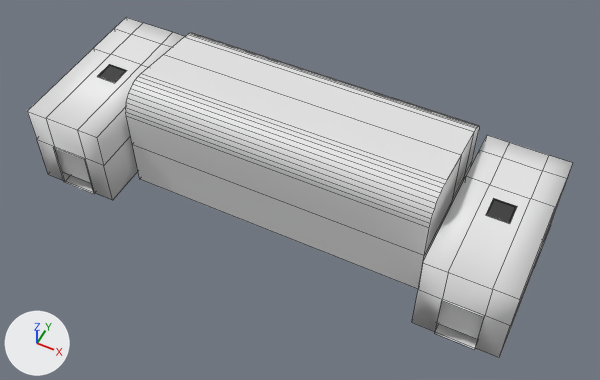
An edit to the FBX model Assets/Prefabs/Rooms/TransitionalRoom.fbx, drawn before and after from the same camera.
Camera for both pictures: a 50 mm camera at (56.5, -75.2, 78.4) aimed at (27.0, -16.1, 4.6). Arrows for +X, +Y and +Z are at lower left; the lights stay in place. The picture after the commit comes second. Mesh edges are drawn as thin lines on the coarser meshes. Where no turn or scale is listed for an object, it has been applied to the vertices.

The first picture shows 'F2_TR_Trigger2-2', 'F2_TR_Trigger3-2', 'F2_TransitionalRoom1', 'F2_TransitionalRoom2', 'F2_TransitionalRoom3', 'F2_TrinsitionalRoom3_RectLight1' and 1 more.
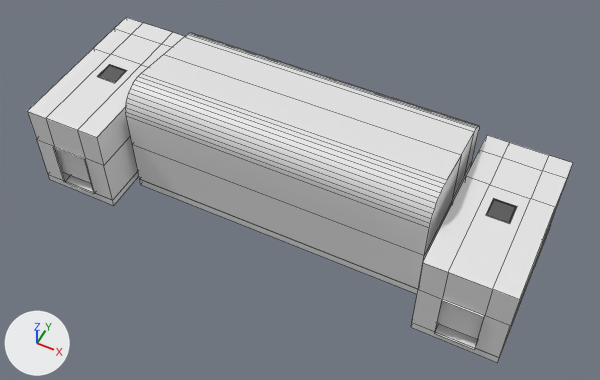
The change in detail:
me_cube_179 is used by ob_f2_transitionalroom1; location (25.0, -9.0, 12.76).
Verts and faces of me_cube_179; kept vertices keep their numbers, new ones are numbered from 68.
Before the commit, vertices of me_cube_179: 4 (19.0, -2.3, -12.8), 8 (19.0, 2.3, -12.8), 10 (19.0, -2.3, -6.5) at pixel (451, 201), 12 (19.0, 2.3, -6.5) at pixel (464, 175).
me_cube_179 had 68 vertices, 45 faces and spanned x -19.2..19.0, y -11.0..5.0, z -12.8..1.8.
me_cube_179 now has 72 vertices, 48 faces and spans x -19.2..19.2, y -11.0..5.0, z -12.8..1.8.
Part 1, on me_cube_179:
Faces deleted: (4, 10, 12, 8).
New vertices 68 to 71 stand at vertices 4, 8, 10, 12, in that order, plus (0.2, 0.0, 0.0).
New faces: (10, 12, 71, 70), (4, 10, 70, 68), (8, 69, 71, 12), (4, 68, 69, 8).
me_cube_152 has 52 vertices, 48 faces and spans x 19.8..30.0, y -15.7..5.0, z -12.8..-1.8.
me_cube_152 is used by ob_f2_transitionalroom2; location (25.0, -9.0, 12.76).
me_cube_152 part 3: edges marked sharp go from 0 to 44.
me_cube_156 has 52 vertices, 48 faces and spans x -30.0..-19.8, y -15.7..5.0, z -12.8..-1.8.
me_cube_156 is used by ob_f2_transitionalroom3; location (25.0, -9.0, 12.76).
me_cube_156 part 2: edges marked sharp go from 0 to 44.
Mesh me_cube_329 is new.
It is a box spanning x 2.0..12.0, y -5.5..15.0, z -1.0..0.0.
Mesh me_cube_328 is new.
It is a box spanning x -6.0..32.0, y -6.0..10.0, z -1.0..0.0.
Mesh me_cube_330 is new.
It is a box spanning x 7.0..17.0, y 10.0..30.5, z -1.0..0.0.
Object 'F1_STransitionalRoom_Hitbox1-3' (ob_f1_stransitionalroom_hitbox1_3) is new; it shows me_cube_329.
Its location is (-7.0, -19.0, 0.0).
Object 'F1_STransitionalRoom_Hitbox1-1' (ob_f1_stransitionalroom_hitbox1_1) is new; it shows me_cube_328.
Its location is (12.0, -14.0, 0.0).
Object 'F1_STransitionalRoom_Hitbox1-2' (ob_f1_stransitionalroom_hitbox1_2) is new; it shows me_cube_330.
Its location is (38.0, -34.5, 0.0).

Where the change shows, as pixel boxes [x1, y1, x2, y2] in the pictures (600 x 380 px):
'F1_STransitionalRoom_Hitbox1-1', added
    after: [140, 180, 418, 294]
'F1_STransitionalRoom_Hitbox1-2', added
    after: [411, 228, 550, 363]
'F1_STransitionalRoom_Hitbox1-3', added
    after: [48, 172, 139, 206]
part 1 of me_cube_179, built on
    before: [451, 178, 464, 205]
    after: [451, 175, 466, 205]
part 2 of me_cube_156, shading changed
    both: [27, 17, 185, 200]
part 3 of me_cube_152, shading changed
    both: [412, 135, 573, 358]
